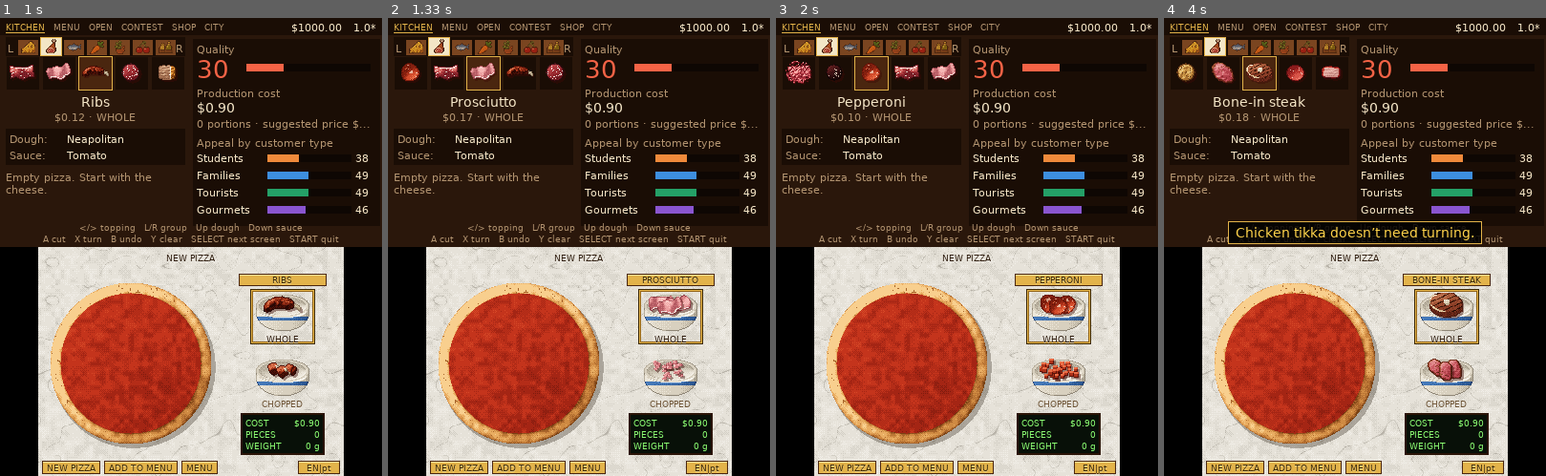
Above: before the commit, frames 1-4 (left to right).
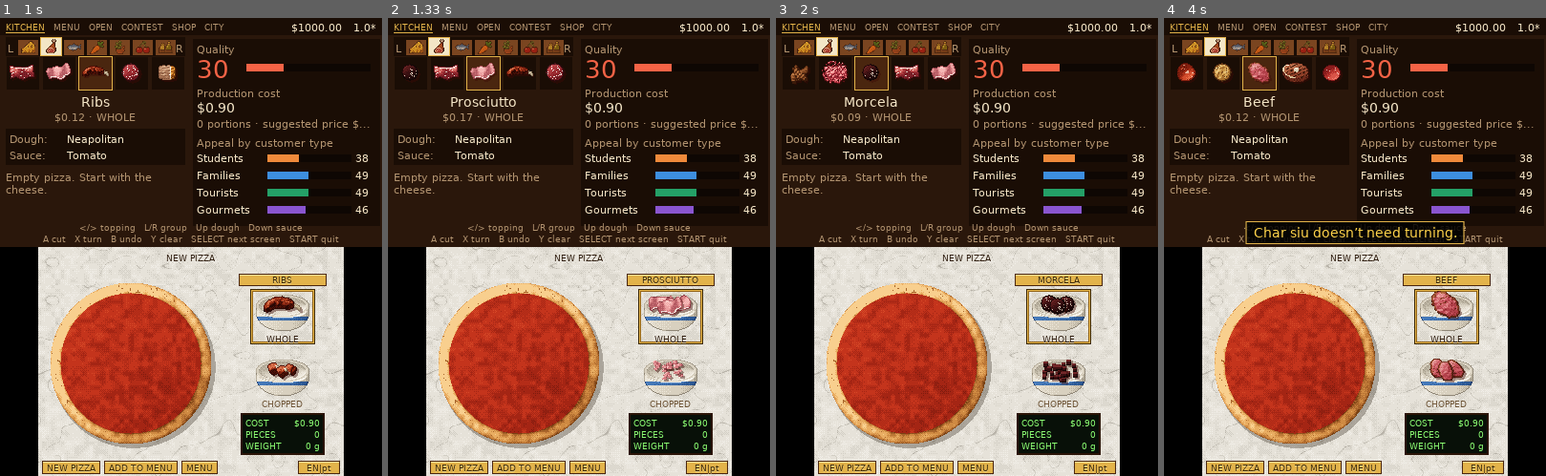
Above: after the commit, the same moments.

Repository: ruicasaisalves/pizza-magna
Game: LÖVE game, started from 3ds/game/main.lua
Same seed, same stepped clock (60 frames per second), same inputs: the game is played once before the commit and once after it.
Inputs (mouse positions are in pixels of both pictures, inside the frame that each line leads up to):
- Up to frame 1 (1 s): hold Left 0.33-0.87 s; click "KITCHEN" at 0.95 s
- Up to frame 2 (1.33 s): hold Left from 1.23 s (still down)
- Up to frame 3 (2 s): release Left at 1.63 s; hold Left from 1.67 s (still down)
- Up to frame 4 (4 s): release Left at 2.13 s; hold Left 2.17-2.7 s; hold Left 2.73-3.13 s; right-click (1263, 251) at 3.22 s; hold Left 3.5-3.97 s

Frame 1 is identical in both runs. In frame 2, 0.1% of the frame differs, in the area x 3-9%, y 9-14%; in frame 3, 1.8%; in frame 4, 3.1%, in the area x 3-84%, y 9-80%.

Commit message:
Pepperoni near the top of the Meat tab (in FAV, after chicken)
Co-Authored-By: Claude Opus 5.5 <noreply@anthropic.com>
Claude-Session: https://claude.ai/code/session_01X3CjJZzVxAKJaFpSnp6b3n

Diff:
--- a/3ds/game/data.lua
+++ b/3ds/game/data.lua
@@ -2247,7 +2247,7 @@
 D.GRAMS_GRATED={burrata=12,banana=14}
 D.CATS={"queijo","carne","peixe","vegetal","ervas","doce","extras"}
 D.HERBS={"manjericao","oregaos","alecrim","tomilho","salsa","coentros","pimenta","piripiri"}
-D.FAV={"mozzarella","tomate","fiambre","coxa","bacon","frango","oregaos","manjericao"}
+D.FAV={"mozzarella","tomate","fiambre","coxa","bacon","frango","pepperoni","oregaos","manjericao"}
 D.EXTRAS={"azeite","balsamico","maionese","natas_azedas","ovo","nozes","pinhoes","batata_palha"}
 D.CAT_ICON={
  queijo="cheddar",
